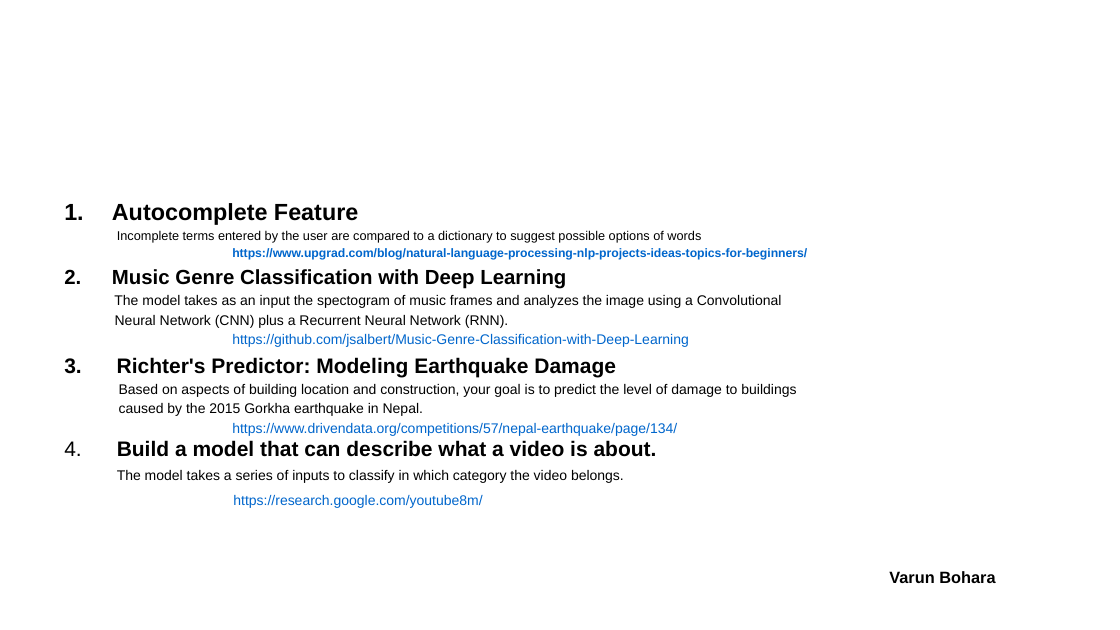
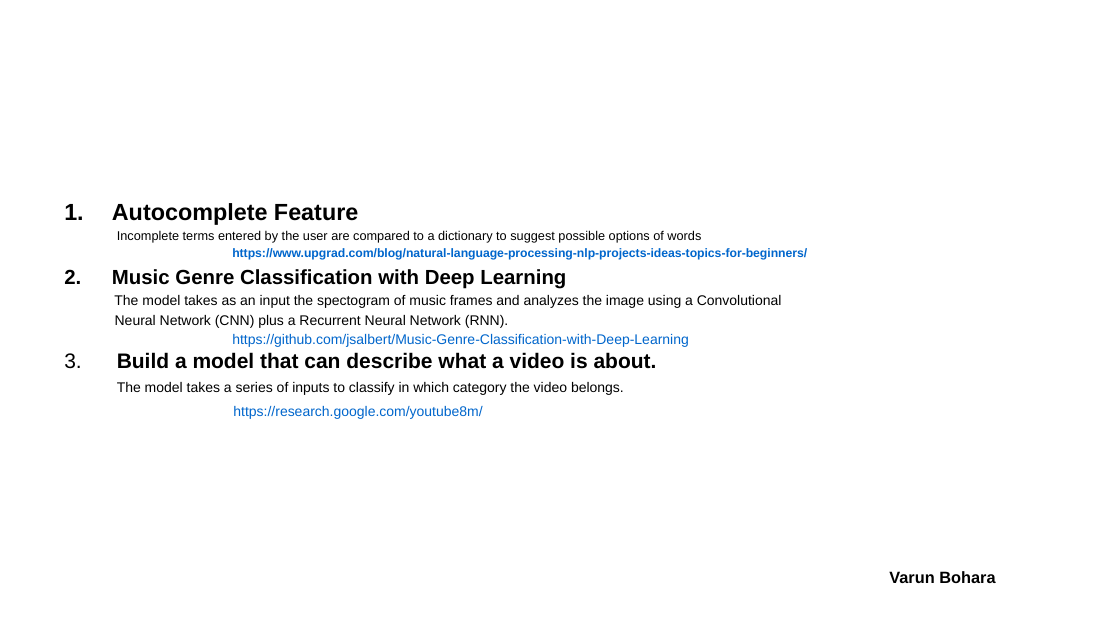
Before and after one commit to VarunBohara/Mini-Project-Documents, a slide deck: slide 2 of IDEAS FOR PROBLEM STATEMENT.2.pptx. Drawn at 1120x630 pixels with LibreOffice and Linux fonts; fonts in the diff are those of the drawing; background and template pictures are left out. Boxes give left, top, right and bottom in pixels: in the first picture for what was removed or moved away, otherwise in the second. Text is boxed around its words. In the diff, an @@ line names an element or a change of style, - is before the commit and + after.

```diff
--- a/IDEAS FOR PROBLEM STATEMENT.2.pptx
+++ b/IDEAS FOR PROBLEM STATEMENT.2.pptx
@@ text at (64, 352, 657, 369): text changed; size 12 to 18 pt; bold on @@
-3. Richter's Predictor: Modeling Earthquake Damage
-Based on aspects of building location and construction, your goal is to predict the level of damage to buildings
-caused by the 2015 Gorkha earthquake in Nepal.
-https://www.drivendata.org/competitions/57/nepal-earthquake/page/134/
-4. Build a model that can describe what a video is about.
+3. Build a model that can describe what a video is about.
```
